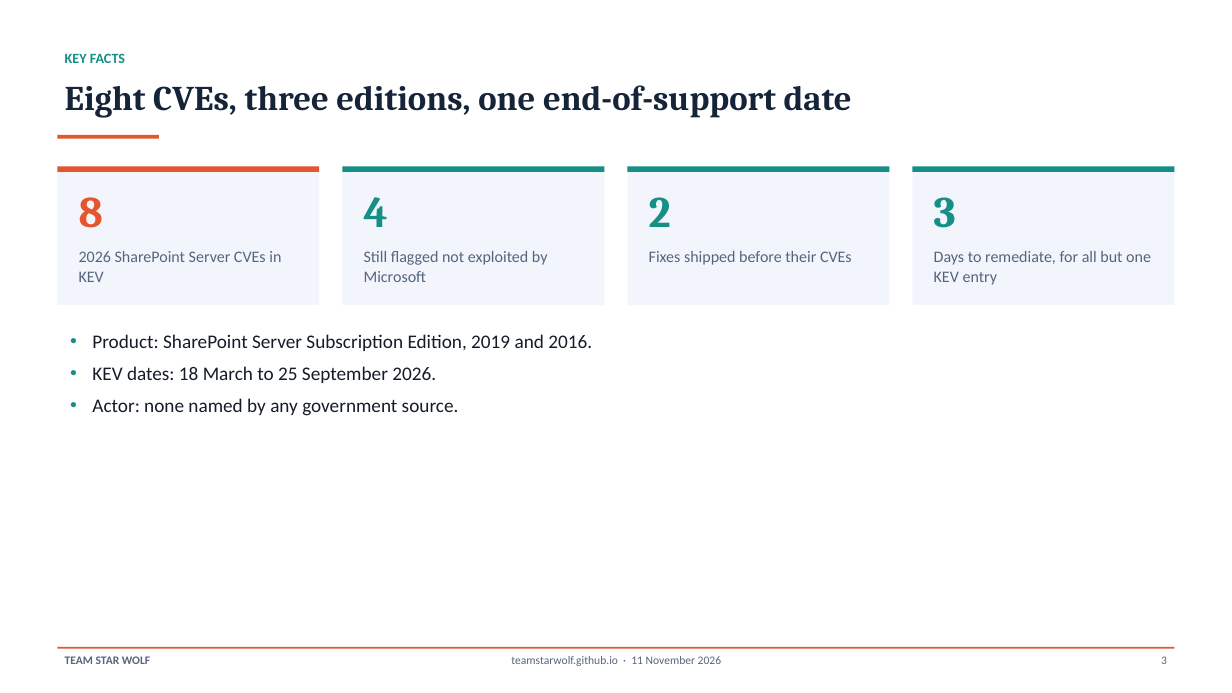
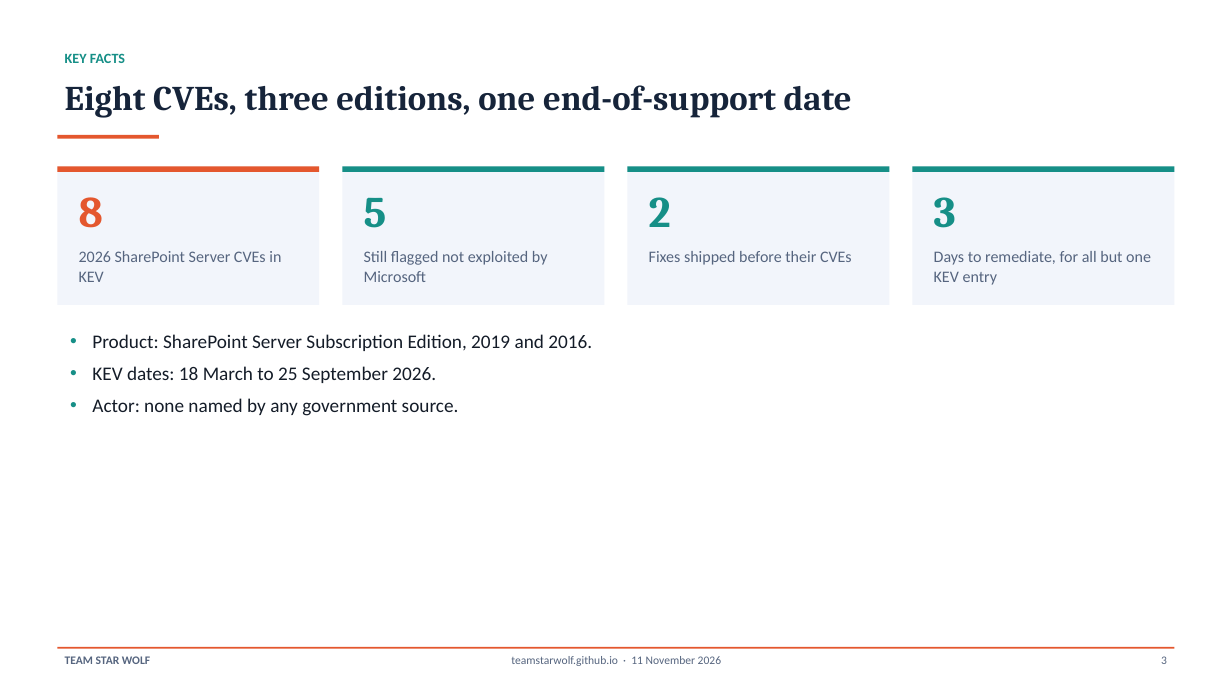
Before and after one commit to TeamStarWolf/TeamStarWolf, a slide deck: slide 3 of case-studies/slides/SharePoint_2026_Exploitation_Case_Study.pptx. Drawn at 1232x693 pixels with LibreOffice and Linux fonts; fonts in the diff are those of the drawing. Boxes give left, top, right and bottom in pixels: in the first picture for what was removed or moved away, otherwise in the second. Text is boxed around its words. In the diff, an @@ line names an element or a change of style, - is before the commit and + after.

```diff
--- a/case-studies/slides/SharePoint_2026_Exploitation_Case_Study.pptx
+++ b/case-studies/slides/SharePoint_2026_Exploitation_Case_Study.pptx
@@ text at (364, 197, 387, 228): text changed @@
-4
+5
```
Also in this commit, not shown: 4 other slides changed, 4 other files.
